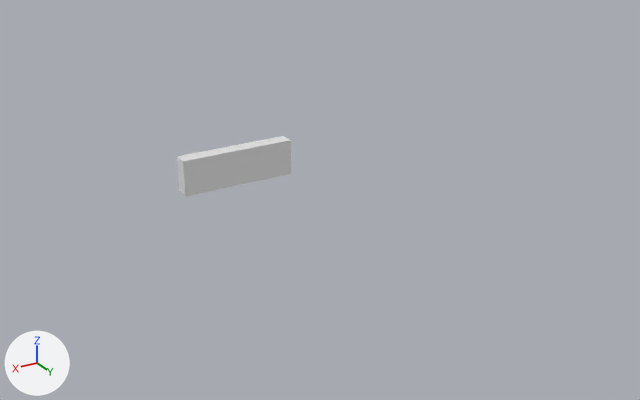
An edit to the Blender file untitled.blend, drawn before and after from the same camera.
Before and after are seen from a 50 mm camera at (11.84, 20.27, 9.82) aimed at (-0.32, 0.01, -0.31). Arrows for +X, +Y and +Z are at lower left; the lights stay in place.

The older version as bpy lines, for what is in view:
```python
me_cube_001 = bpy.data.meshes.new('Cube.001')
me_cube_001.from_pydata(...)  # a box spanning x -1.0..1.0, y -1.0..1.0, z -1.0..1.0
txt_text = bpy.data.curves.new('Text', 'FONT')
txt_text.body = 'Felipillo'
txt_text.bevel_resolution = 2
txt_text.extrude = 0.1
txt_text.bevel_depth = 0.03
ob_cube = bpy.data.objects.new('Cube', me_cube_001)
ob_cube.location = (1.97, -0.71, 0.98)
ob_cube.scale = (-1.63, -0.217, -0.508)
ob_text = bpy.data.objects.new('Text', txt_text)
ob_text.location = (0.5, -0.63, 0.75)
ob_text.rotation_euler = (1.567, 0.0, 0.0)  # degrees (90, 0, 0)
```
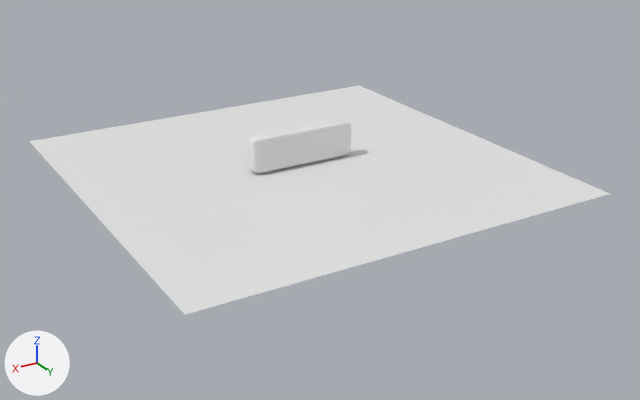
Pixel boxes (x1, y1, x2, y2) of what changed, in the pictures (640 x 400 px):
'Plane', added
    after: (29, 86, 610, 315)
'Cube', moved
    before: (177, 136, 291, 197)
    after: (247, 120, 352, 173)
'Text', moved
    before: (186, 143, 284, 177)
    after: (250, 124, 346, 165)

What changed in the scene script:
```text
Add me_plane:
    me_plane.from_pydata([(-1.0, -1.0, 0.0), (1.0, -1.0, 0.0), (-1.0, 1.0, 0.0), (1.0, 1.0, 0.0)], [], [(0, 1, 3, 2)])
Change ob_text:
    ob_text.location: (0.5, -0.63, 0.75) -> (-1.67, -0.79, 0.88)
Change ob_cube:
    ob_cube.location: (1.97, -0.71, 0.98) -> (-0.21, -0.88, 1.1)
Add ob_plane:
    ob_plane = bpy.data.objects.new('Plane', me_plane)
    ob_plane.location = (-0.07, -0.81, 0.53)
    ob_plane.scale = (6.18, 6.18, 6.18)
```
